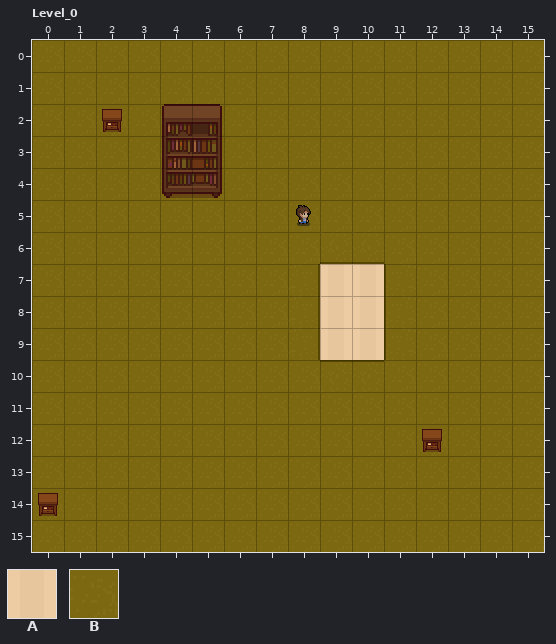
A LDtk project gets an edit: assets/maps/basic_map.ldtk. The first picture shows the starting point.
Cells are 16x16 px. Shown: Level_0 x 0..15, y 0..15.
Key: from "Walls": A 1 "unwalkable", B 2 "walkable".
_ is an empty cell.
Layers that did not change in this view are not listed.
Layer "Walls" before, first column x 0:
 0 BBBBBBBBBBBBBBBB
 1 BBBBBBBBBBBBBBBB
 2 BBBBBBBBBBBBBBBB
 3 BBBBBBBBBBBBBBBB
 4 BBBBBBBBBBBBBBBB
 5 BBBBBBBBBBBBBBBB
 6 BBBBBBBBBBBBBBBB
 7 BBBBBBBBBAABBBBB
 8 BBBBBBBBBAABBBBB
 9 BBBBBBBBBAABBBBB
10 BBBBBBBBBBBBBBBB
11 BBBBBBBBBBBBBBBB
12 BBBBBBBBBBBBBBBB
13 BBBBBBBBBBBBBBBB
14 BBBBBBBBBBBBBBBB
15 BBBBBBBBBBBBBBBB
After the commit:
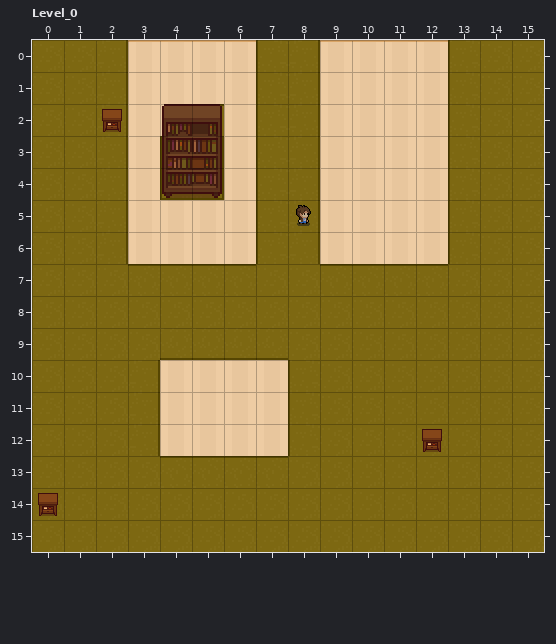
Difference:
{"where": "layer \"Walls\""}
{"y":0,"x":3,"old":"BBBB","new":"AAAA"}
{"y":0,"x":9,"old":"BBBB","new":"AAAA"}
{"y":1,"x":3,"old":"BBBB","new":"AAAA"}
{"y":1,"x":9,"old":"BBBB","new":"AAAA"}
{"y":2,"x":3,"old":"BB","new":"AA"}
{"y":2,"x":6,"old":"B","new":"A"}
{"y":2,"x":9,"old":"BBBB","new":"AAAA"}
{"y":3,"x":3,"old":"B","new":"A"}
{"y":3,"x":6,"old":"B","new":"A"}
{"y":3,"x":9,"old":"BBBB","new":"AAAA"}
{"y":4,"x":3,"old":"B","new":"A"}
{"y":4,"x":6,"old":"B","new":"A"}
{"y":4,"x":9,"old":"BBBB","new":"AAAA"}
{"y":5,"x":3,"old":"BBBB","new":"AAAA"}
{"y":5,"x":9,"old":"BBBB","new":"AAAA"}
{"y":6,"x":3,"old":"BBBB","new":"AAAA"}
{"y":6,"x":9,"old":"BBBB","new":"AAAA"}
{"y":7,"x":9,"old":"AA","new":"BB"}
{"y":8,"x":9,"old":"AA","new":"BB"}
{"y":9,"x":9,"old":"AA","new":"BB"}
{"y":10,"x":4,"old":"BBBB","new":"AAAA"}
{"y":11,"x":4,"old":"BBBB","new":"AAAA"}
{"y":12,"x":4,"old":"BBBB","new":"AAAA"}
